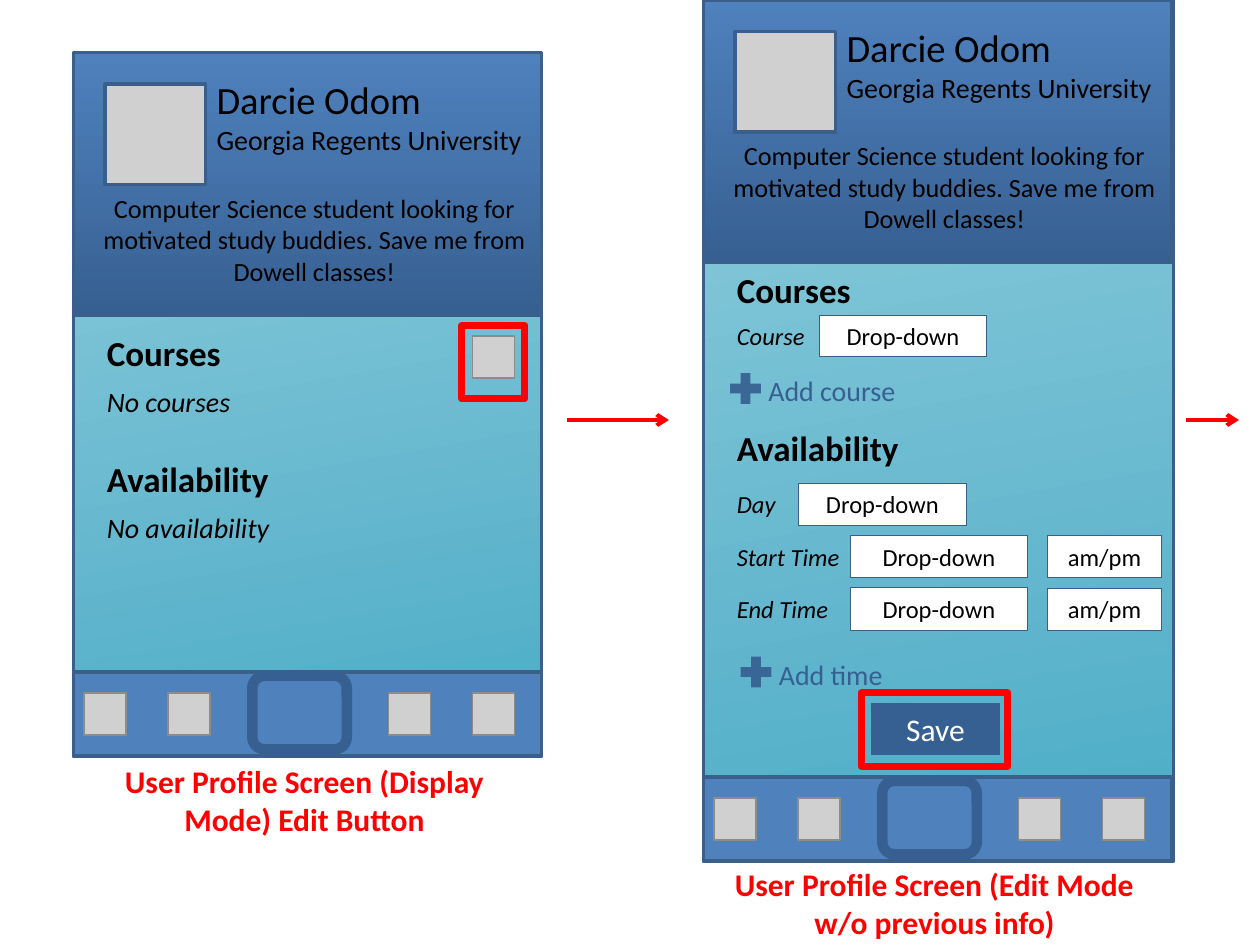
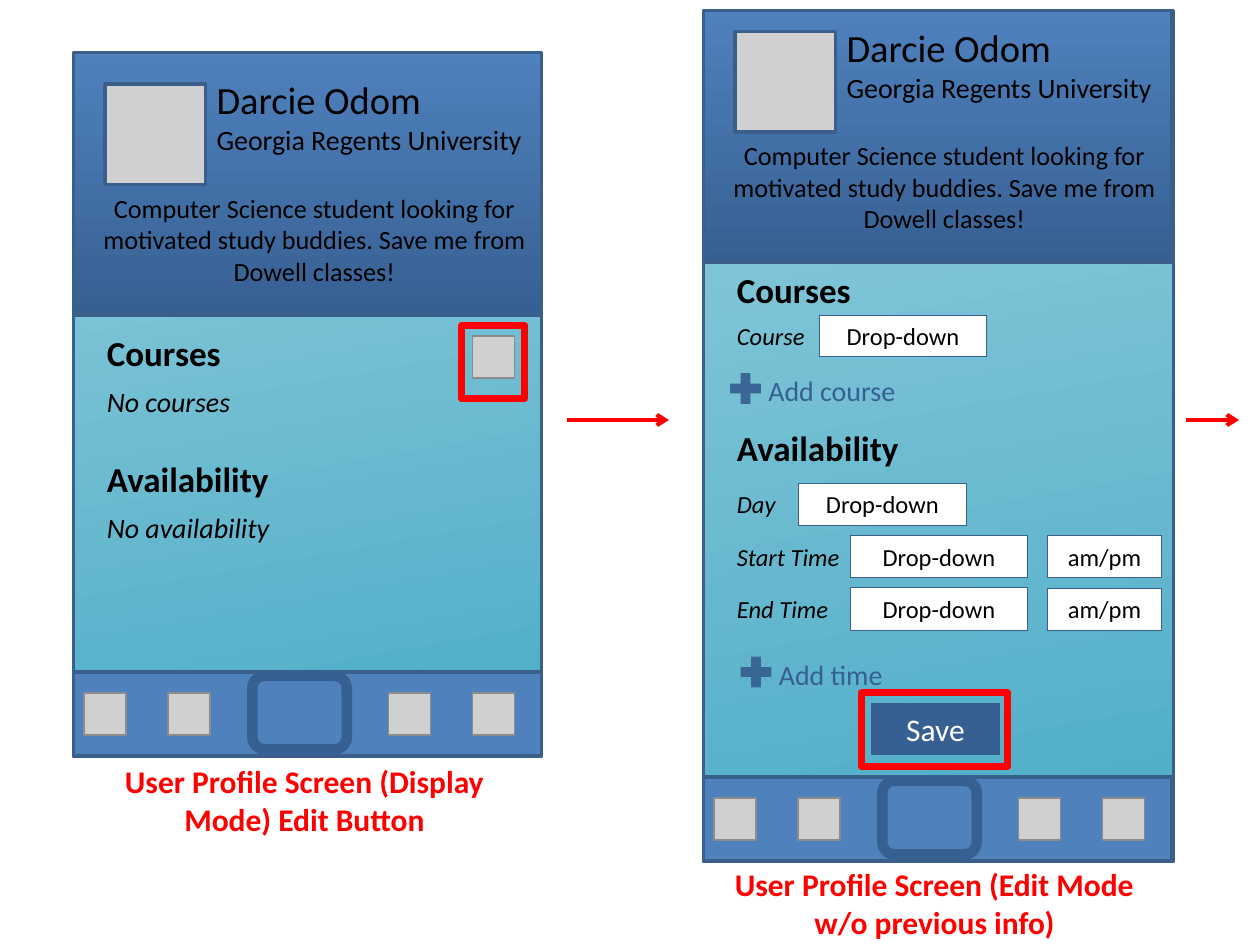
Before and after one commit to Cjreynol-zz/Study-Bear, a slide deck: slide 9 of docs/mock-ups/Mock-ups.pptx. Drawn at 1260x945 pixels with LibreOffice and Linux fonts; fonts in the diff are those of the drawing; grey boxes stand for pictures. Boxes give left, top, right and bottom in pixels: in the first picture for what was removed or moved away, otherwise in the second. Text is boxed around its words. In the diff, an @@ line names an element or a change of style, - is before the commit and + after.

```diff
--- a/docs/mock-ups/Mock-ups.pptx
+++ b/docs/mock-ups/Mock-ups.pptx
@@ rectangle resized from (x1=703, y1=0, x2=1173, y2=861) to (x1=703, y1=10, x2=1173, y2=861) @@
@@ rectangle resized from (x1=703, y1=0, x2=1172, y2=262) to (x1=703, y1=10, x2=1172, y2=262) @@
```
Also in this commit, not shown: 3 other slides changed, 1 other file.
